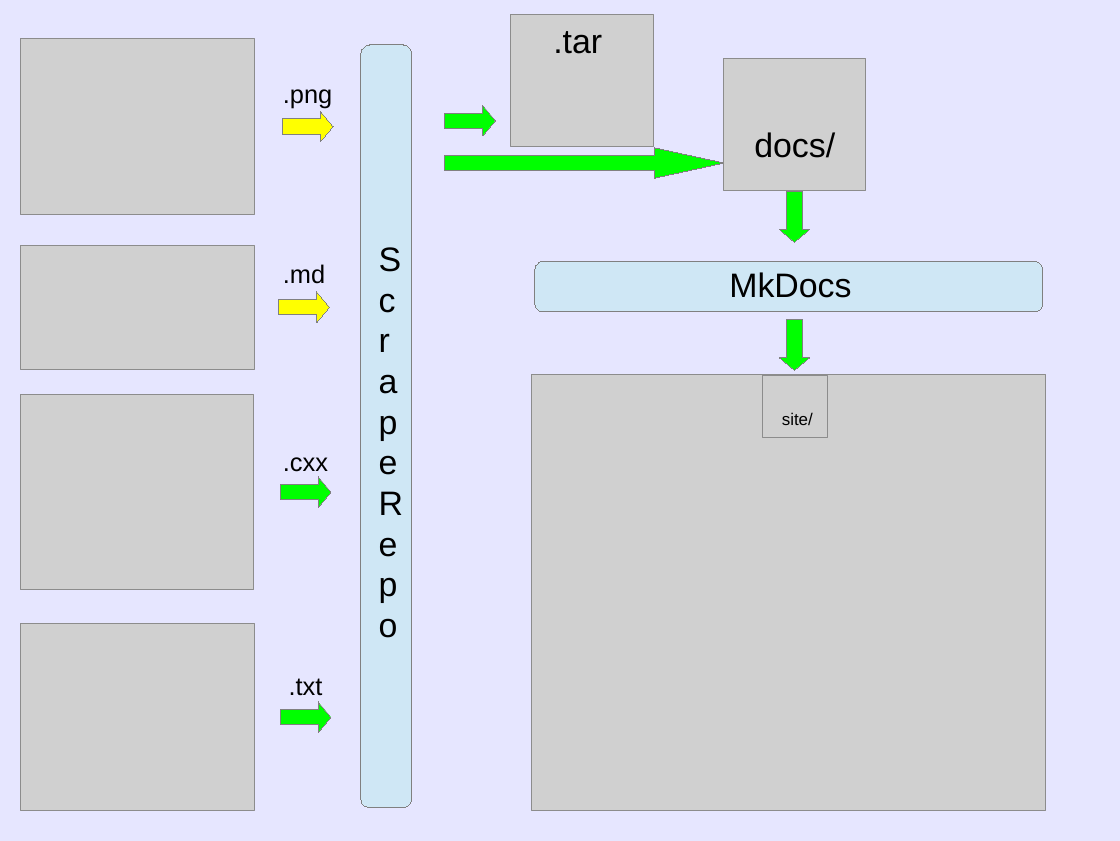
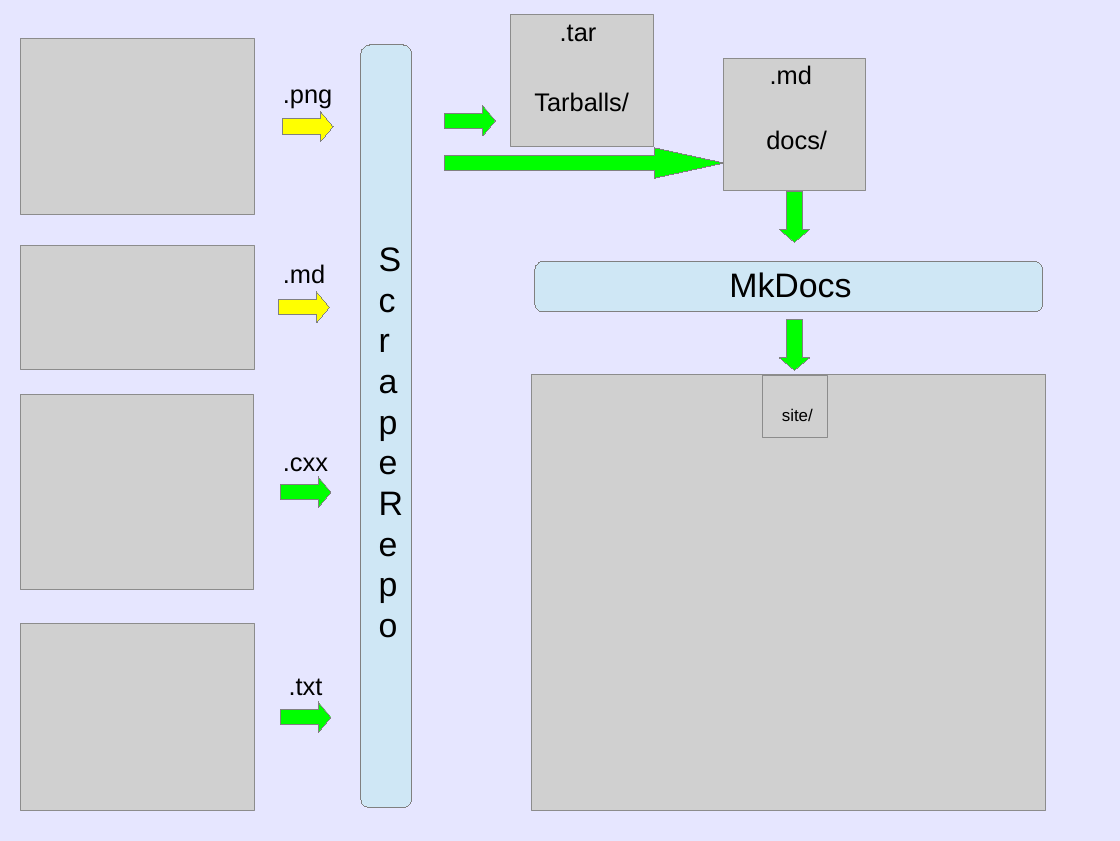
Before and after one commit to lorensen/VTKExamples, a slide deck: slide 1 of src/Artifacts/ScrapeRepo.odp. Drawn at 1120x841 pixels with LibreOffice and Linux fonts; fonts in the diff are those of the drawing; grey boxes stand for pictures. Boxes give left, top, right and bottom in pixels: in the first picture for what was removed or moved away, otherwise in the second. Text is boxed around its words. In the diff, an @@ line names an element or a change of style, - is before the commit and + after.

```diff
--- a/src/Artifacts/ScrapeRepo.odp
+++ b/src/Artifacts/ScrapeRepo.odp
@@ text ".tar" at [560,24,597,42]: size 24 to 18 pt @@
@@ text added at [770,65,812,85], 18 pt, text #000000 @@
+.md
@@ text added at [534,92,629,112], 18 pt, text #000000 @@
+Tarballs/
@@ text "docs/": place and size @@
-text "docs/" at [754,132,835,158]
+text "docs/" at [766,130,827,150]
@@ text "docs/" at [766,130,827,150]: size 24 to 18 pt @@
@@ text "site/": place and size @@
-text "site/" at [782,412,813,425]
+text "site/" at [782,408,813,421]
```
Also in this commit, not shown: 1 other file.
